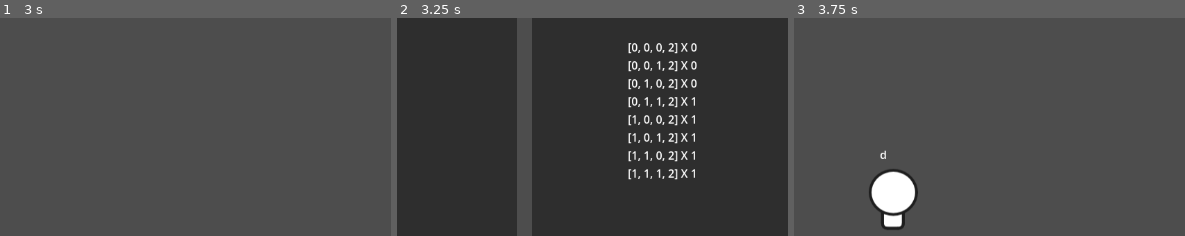
Above: before the commit, frames 1-3 (left to right).
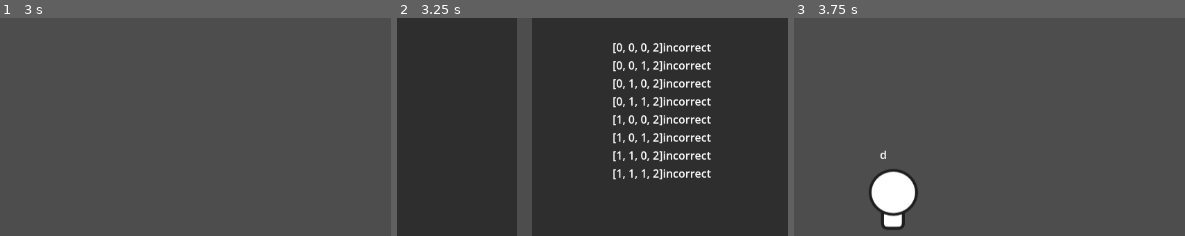
Above: after the commit, the same moments.

Repository: sininen-blue/logic-gate-tesseract
Game: Godot game, scene res://simulation/simulation.tscn
Two runs of this game, one before a commit and one after it. Both use one fixed random seed, a clock stepped at 60 frames per second and the inputs below. This scene is started directly instead of the project's main scene.
Inputs (mouse positions are % of the whole screen's width and height, from its top left):
- Up to frame 1 (3 s): click (28, 7) at 0.52 s; type "Alex" at 0.6 s; click "RUN" at 1.25 s; click "And" at 2 s; click "Or" at 2.75 s
- Up to frame 2 (3.25 s): no input
- Up to frame 3 (3.75 s): click "Retry" at 3.5 s
The pictures show only the part of the screen within x 48-98%, y 20-70%; the shares and areas given below are measured in that part.

Frame 1 is identical in both runs. In frame 2, 5.2% of the frame differs, in the area x 55-81%, y 11-75%; in frame 3, nothing differs.

Commit message:
now can run

Diff:
--- a/simulation/simulation-manager.gd
+++ b/simulation/simulation-manager.gd
@@ -60,7 +60,7 @@
 	for end in range(end_count):
 		create_gate("end", "right")
 
-
+## TODO: change the random creaton thing and just have set positions
 func create_gate(type : String, location : String = "") -> void:
 	var gate_scene : Gate = GATE_SCENE.instantiate()
 	gate_scene.gate_type = type
--- a/ui/level_complete.gd
+++ b/ui/level_complete.gd
@@ -1,27 +1,29 @@
 extends Control
 
+@export var LEVEL : JSON
 
-var correct : Array = [0, 0, 0, 1, 1, 1, 1, 1]
 var correct_count : int = 0
 
 func _ready():
+	var level_data : Dictionary = LEVEL.data
+	var truth_table : Array = level_data["truth_table"]
+	var end_count : int = int(level_data["end_count"])
+	var start_count : int = truth_table[0].length() - end_count
+
 	var file = FileAccess.open("user://temp.dat", FileAccess.READ)
 	var content = file.get_as_text()
-	print(content)
 	var results = JSON.parse_string(content)
 
-	## TODO: proper formatting
-	## TODO: make it work with multiple end outputs
+
 	var table : String
-	for x in range(len(results)):
+	for x in range(len(truth_table)):
 		table += str(results[x])
-		if results[x][3] == correct[x]:
-			correct_count += 1
-			table += " O"
-		else:
-			table += " X"
-		table += " " + str(correct[x])
-		table += "\n"
+		for end_index in range(end_count):
+			if str(results[x][start_count+end_index]) == truth_table[x][start_count+end_index]:
+				table += "correct\n"
+			else:
+				table += "incorrect\n"
+
 
 	$TruthTable/Label2.text = str(table)
 
--- a/ui/level_complete.tscn
+++ b/ui/level_complete.tscn
@@ -1,6 +1,7 @@
-[gd_scene load_steps=2 format=3 uid="uid://drcweefw840r3"]
+[gd_scene load_steps=3 format=3 uid="uid://drcweefw840r3"]
 
 [ext_resource type="Script" path="res://ui/level_complete.gd" id="1_336ks"]
+[ext_resource type="JSON" path="res://levels/test-level.json" id="2_u6d35"]
 
 [node name="LevelComplete" type="Control"]
 layout_mode = 3
@@ -10,6 +11,7 @@
 grow_horizontal = 2
 grow_vertical = 2
 script = ExtResource("1_336ks")
+LEVEL = ExtResource("2_u6d35")
 metadata/_edit_lock_ = true
 
 [node name="Leaderboard" type="Panel" parent="."]
